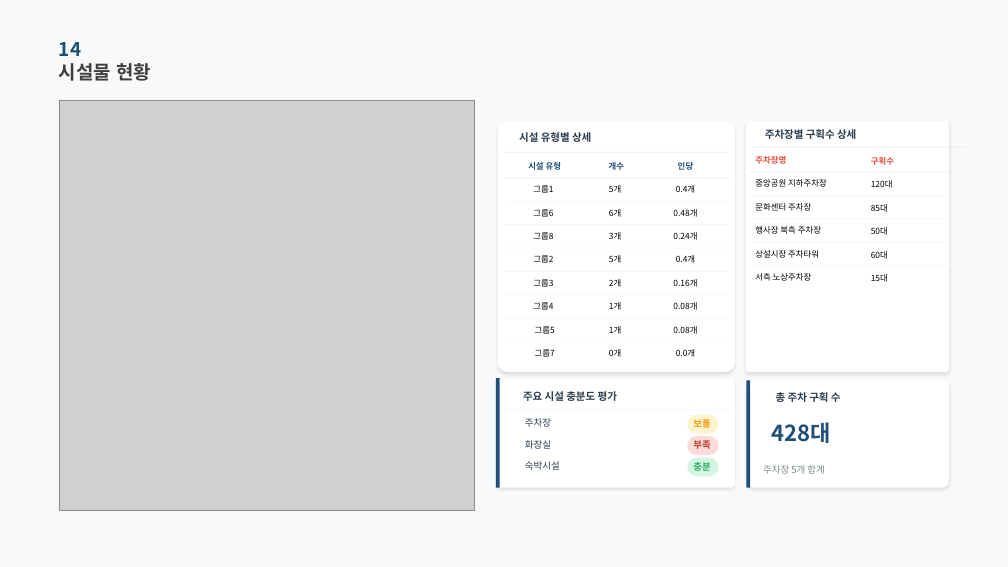
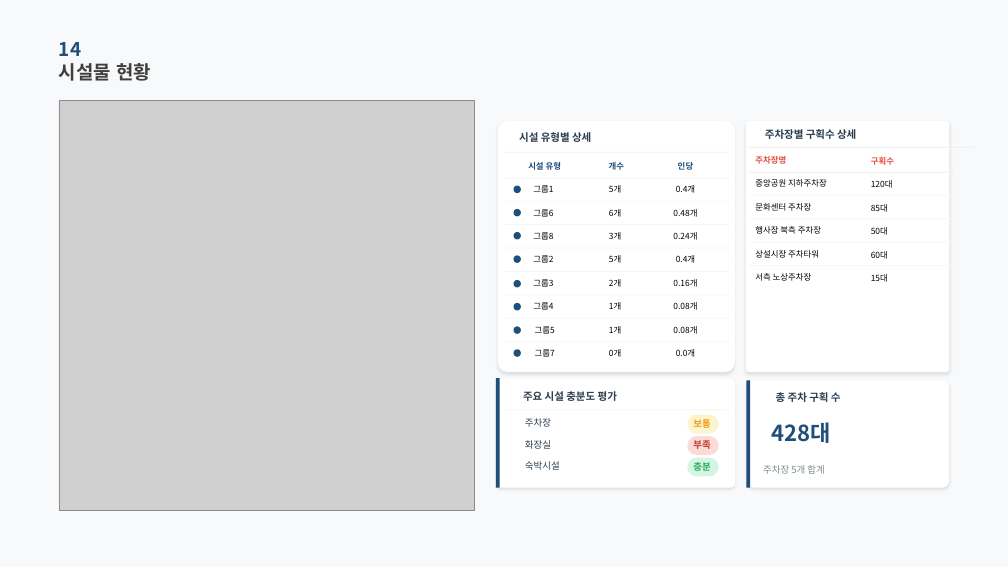
Before and after one commit to roddms/auto-report, a slide deck: slide 22 of out/test_1725.pptx. Drawn at 1008x567 pixels with LibreOffice and Linux fonts; fonts in the diff are those of the drawing; grey boxes stand for pictures; background and template pictures are left out. Boxes give left, top, right and bottom in pixels: in the first picture for what was removed or moved away, otherwise in the second. Text is boxed around its words. In the diff, an @@ line names an element or a change of style, - is before the commit and + after.

```diff
--- a/out/test_1725.pptx
+++ b/out/test_1725.pptx
@@ ellipse added at (513,185,521,193), fill #1F4E79 @@
@@ ellipse added at (513,209,521,216), fill #1F4E79 @@
@@ ellipse added at (513,232,521,240), fill #1F4E79 @@
@@ ellipse added at (513,256,521,263), fill #1F4E79 @@
@@ ellipse added at (513,280,521,287), fill #1F4E79 @@
@@ ellipse added at (513,303,521,311), fill #1F4E79 @@
@@ ellipse added at (513,327,521,334), fill #1F4E79 @@
@@ ellipse added at (513,349,521,357), fill #1F4E79 @@
```
Also in this commit, not shown: 5 other files.
